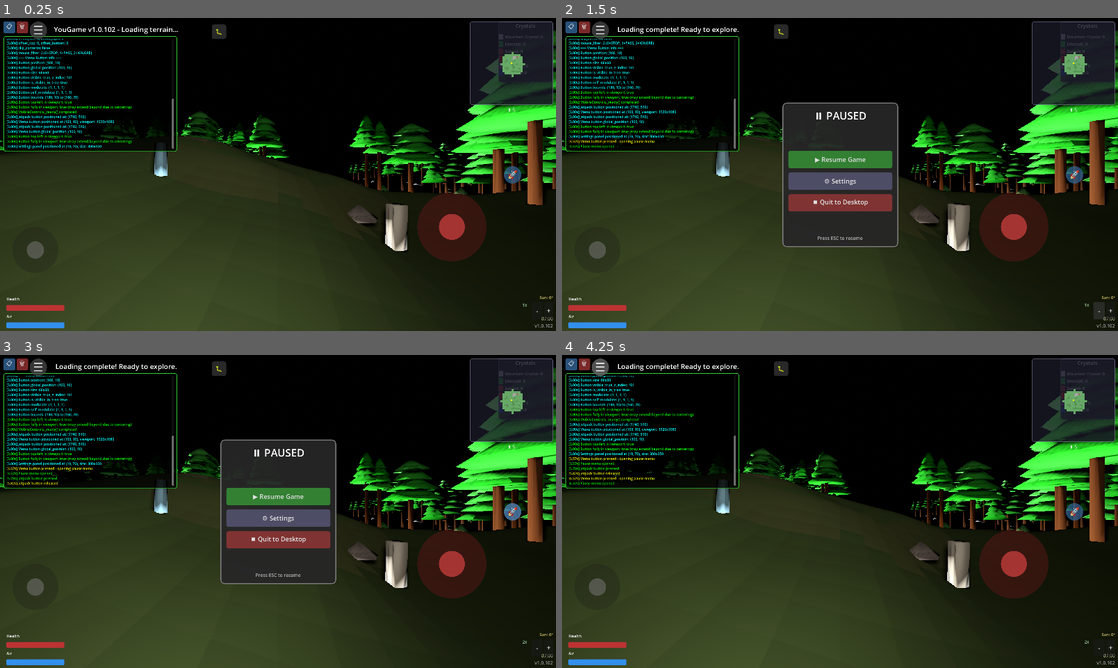
Above: before the commit, frames 1-4 (two rows, left to right).
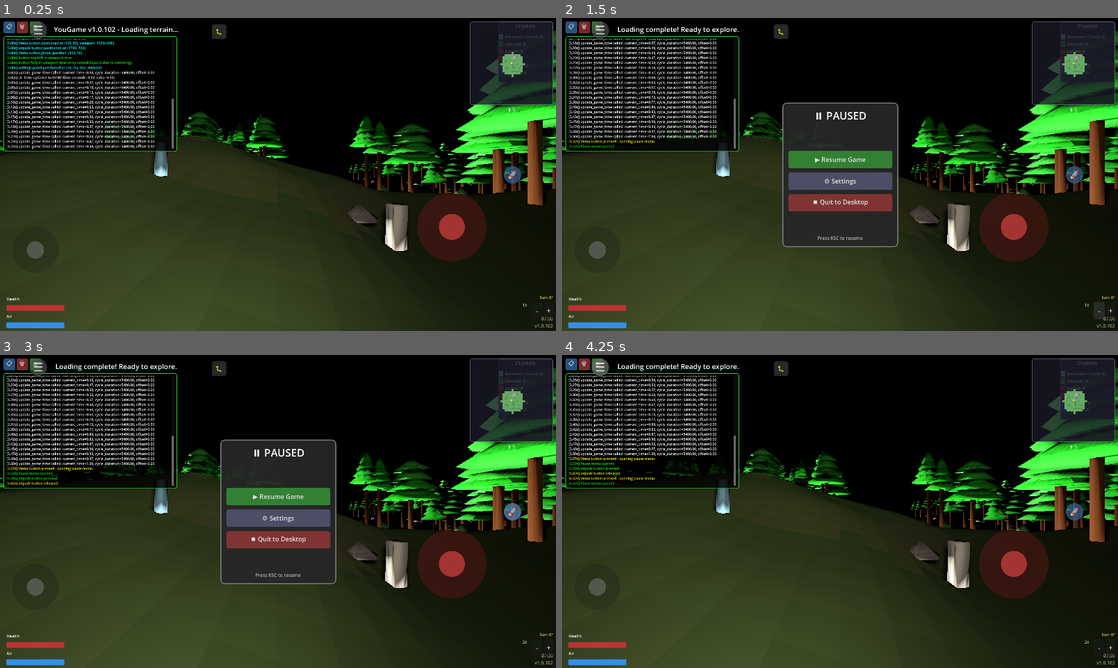
Above: after the commit, the same moments.

Repository: felix-dieterle/YouGame_godot4_public
Game: Godot game, scene res://scenes/main.tscn
Two runs of this game, one before a commit and one after it. Both use one fixed random seed, a clock stepped at 60 frames per second and the inputs below.
Inputs (mouse positions are in pixels of both pictures, inside the frame that each line leads up to):
- Up to frame 1 (0.25 s): no input
- Up to frame 2 (1.5 s): click (595, 27) at 0.5 s, where only the run after the commit has a clickable "📄"; click "-" at 1.25 s
- Up to frame 3 (3 s): click "+" at 2 s; click "🚀" at 2.75 s
- Up to frame 4 (4.25 s): click "☰" at 3.5 s

The runs differ from the first frame. In frame 1, 3.4% of the frame differs, in the area x 1-28%, y 1-42%; in frame 2, 3.5%, in the area x 1-28%, y 1-39%; in frame 3, 3.2%; in frame 4, 2.8%.

Commit message:
Add debug logging and clipboard copy functionality
Co-authored-by: felix-dieterle <1490062+felix-dieterle@users.noreply.github.com>

Diff:
--- a/scripts/day_night_cycle.gd
+++ b/scripts/day_night_cycle.gd
@@ -110,9 +110,15 @@
 
     # Check if we need to show sunrise animation
     if is_locked_out:
+        DebugLogOverlay.add_log("=== DayNightCycle: Player is locked out ===", "yellow")
         var current_unix_time = Time.get_unix_time_from_system()
+        DebugLogOverlay.add_log("Current unix time: %.2f" % current_unix_time, "yellow")
+        DebugLogOverlay.add_log("Lockout end time: %.2f" % lockout_end_time, "yellow")
+        DebugLogOverlay.add_log("Time remaining: %.2f sec" % (lockout_end_time - current_unix_time), "yellow")
+
         if debug_skip_lockout or current_unix_time >= lockout_end_time:
             # Lockout expired: start new day with sunrise animation and increment day counter
+            DebugLogOverlay.add_log("Lockout expired, starting new day", "green")
             is_locked_out = false
             is_animating_sunrise = true
             sunrise_animation_time = 0.0
@@ -122,11 +128,14 @@
             _show_day_message()
         else:
             # Still in lockout, show night screen
+            DebugLogOverlay.add_log("Still locked out, showing night screen", "yellow")
             is_night = true
             _show_night_screen()
             _set_night_lighting()
     else:
         # Normal day start
+        DebugLogOverlay.add_log("=== DayNightCycle: Normal day start ===", "green")
+        DebugLogOverlay.add_log("Starting current_time: %.2f" % current_time, "green")
         _update_lighting()
 
 func _process(delta) -> void:
@@ -230,6 +239,10 @@
 
     # Update UI time display (includes sun offset for display)
     if ui_manager and ui_manager.has_method("update_game_time"):
+        # Only log every 5 seconds to avoid spam
+        var should_log = int(current_time) % 5 == 0
+        if should_log:
+            DebugLogOverlay.add_log("update_game_time called: current_time=%.2f, cycle_duration=%.2f, offset=%.2f" % [current_time, DAY_CYCLE_DURATION, sun_time_offset_hours], "white")
         ui_manager.update_game_time(current_time, DAY_CYCLE_DURATION, sun_time_offset_hours)
 
     # Update UI sun position display
@@ -385,8 +398,13 @@
         ui_manager.show_message("Day %d - Game loaded!" % day_count, 5.0)
 
 func _show_night_screen() -> void:
+    DebugLogOverlay.add_log("=== Showing night screen ===", "magenta")
+    DebugLogOverlay.add_log("lockout_end_time: %.2f" % lockout_end_time, "magenta")
     if ui_manager and ui_manager.has_method("show_night_overlay"):
+        DebugLogOverlay.add_log("Calling ui_manager.show_night_overlay", "magenta")
         ui_manager.show_night_overlay(lockout_end_time)
+    else:
+        DebugLogOverlay.add_log("ERROR: ui_manager not found or no show_night_overlay method!", "red")
 
 func _hide_night_screen() -> void:
     if ui_manager and ui_manager.has_method("hide_night_overlay"):
@@ -412,10 +430,13 @@
         push_warning("Failed to save day/night state: " + str(error))
 
 func _load_state() -> void:
+    DebugLogOverlay.add_log("=== DayNightCycle: Loading State ===", "yellow")
+
     # Get day/night state from SaveGameManager (already loaded at startup)
     var loaded_from_manager = false
     if SaveGameManager.has_save_file() and SaveGameManager._data_loaded:
         print("DayNightCycle: Loading from SaveGameManager")
+        DebugLogOverlay.add_log("DayNightCycle: Loading from SaveGameManager", "cyan")
         var day_night_data = SaveGameManager.get_day_night_data()
         is_locked_out = day_night_data.get("is_locked_out", false)
         lockout_end_time = day_night_data.get("lockout_end_time", 0.0)
@@ -427,15 +448,19 @@
         night_start_time = day_night_data.get("night_start_time", 0.0)
         loaded_from_manager = true
         print("DayNightCycle: Loaded state from SaveGameManager")
+        DebugLogOverlay.add_log("Loaded: is_locked_out=%s, current_time=%.2f" % [is_locked_out, current_time], "cyan")
+        DebugLogOverlay.add_log("Loaded: lockout_end_time=%.2f, time_scale=%.2f" % [lockout_end_time, time_scale], "cyan")
 
     # Fall back to legacy save file if SaveGameManager didn't have data
     if not loaded_from_manager:
         print("DayNightCycle: Trying to load from legacy file")
+        DebugLogOverlay.add_log("DayNightCycle: Trying legacy file", "cyan")
         var config = ConfigFile.new()
         var error = config.load(SAVE_FILE_PATH)
 
         if error == OK:
             print("DayNightCycle: Legacy file loaded successfully")
+            DebugLogOverlay.add_log("DayNightCycle: Legacy file loaded", "cyan")
             is_locked_out = config.get_value("day_night", "is_locked_out", false)
             lockout_end_time = config.get_value("day_night", "lockout_end_time", 0.0)
             current_time = config.get_value("day_night", "current_time", 0.0)
@@ -443,9 +468,11 @@
             day_count = config.get_value("day_night", "day_count", 1)
             night_start_time = config.get_value("day_night", "night_start_time", 0.0)
             print("DayNightCycle: current_time from legacy file: ", current_time)
+            DebugLogOverlay.add_log("Legacy: current_time=%.2f" % current_time, "cyan")
         else:
             # No save file or error loading, use defaults for first start
             print("DayNightCycle: No save file, using fresh start defaults")
+            DebugLogOverlay.add_log("DayNightCycle: Fresh start, no save file", "green")
             is_locked_out = false
             lockout_end_time = 0.0
             # Start at sunrise (INITIAL_TIME_OFFSET_HOURS = 0.0)
@@ -453,6 +480,8 @@
             current_time = DAY_CYCLE_DURATION * (INITIAL_TIME_OFFSET_HOURS / DAY_DURATION_HOURS)
             time_scale = 2.0  # Start with double speed time progression
             print("DayNightCycle: Set current_time to: ", current_time)
+            DebugLogOverlay.add_log("Fresh: current_time=%.2f" % current_time, "green")
+
 
 
 # Create a moon that appears during night.
--- a/scripts/debug_log_overlay.gd
+++ b/scripts/debug_log_overlay.gd
@@ -8,6 +8,7 @@
 var log_label: RichTextLabel
 var toggle_button: Button
 var clear_button: Button
+var copy_button: Button
 var version_label: Label
 var is_visible: bool = true  # Start visible to catch early logs
 
@@ -37,6 +38,9 @@
 
     # Create clear button (next to toggle)
     _create_clear_button()
+
+    # Create copy button (next to clear)
+    _create_copy_button()
 
     # Create log panel
     _create_log_panel()
@@ -111,11 +115,43 @@
     add_child(clear_button)
     _update_button_positions()
 
+func _create_copy_button() -> void:
+    copy_button = Button.new()
+    copy_button.text = "📄"  # Document/copy emoji
+    copy_button.size = Vector2(BUTTON_SIZE, BUTTON_SIZE)
+    copy_button.custom_minimum_size = Vector2(BUTTON_SIZE, BUTTON_SIZE)
+    copy_button.add_theme_font_size_override("font_size", 20)
+    copy_button.focus_mode = Control.FOCUS_NONE
+    copy_button.z_index = 100
+
+    # Style the button
+    var style_normal = StyleBoxFlat.new()
+    style_normal.bg_color = Color(0.2, 0.6, 0.2, 0.8)  # Green for copy
+    style_normal.corner_radius_top_left = 5
+    style_normal.corner_radius_top_right = 5
+    style_normal.corner_radius_bottom_left = 5
+    style_normal.corner_radius_bottom_right = 5
+    copy_button.add_theme_stylebox_override("normal", style_normal)
+
+    var style_hover = StyleBoxFlat.new()
+    style_hover.bg_color = Color(0.3, 0.7, 0.3, 0.9)
+    style_hover.corner_radius_top_left = 5
+    style_hover.corner_radius_top_right = 5
+    style_hover.corner_radius_bottom_left = 5
+    style_hover.corner_radius_bottom_right = 5
+    copy_button.add_theme_stylebox_override("hover", style_hover)
+
+    copy_button.pressed.connect(_on_copy_pressed)
+    add_child(copy_button)
+    _update_button_positions()
+
 func _update_button_positions() -> void:
     if toggle_button:
         toggle_button.position = Vector2(10, 10)
     if clear_button:
         clear_button.position = Vector2(10 + BUTTON_SIZE + 5, 10)
+    if copy_button:
+        copy_button.position = Vector2(10 + (BUTTON_SIZE + 5) * 2, 10)
 
 func _create_log_panel() -> void:
     # Create semi-transparent panel
@@ -193,6 +229,25 @@
     _update_log_display()
     add_log("=== Log Cleared ===")
 
+func _on_copy_pressed() -> void:
+    # Get plain text from log messages (strip BBCode tags)
+    var plain_text_lines: Array[String] = []
+    for msg in log_messages:
+        # Remove BBCode color tags: [color=...]...[/color]
+        var plain_msg = msg
+        # Remove [color=...] opening tag
+        var regex_open = RegEx.new()
+        regex_open.compile("\\[color=[^\\]]+\\]")
+        plain_msg = regex_open.sub(plain_msg, "", true)
+        # Remove [/color] closing tag
+        plain_msg = plain_msg.replace("[/color]", "")
+        plain_text_lines.append(plain_msg)
+
+    var clipboard_text = "\n".join(plain_text_lines)
+    DisplayServer.clipboard_set(clipboard_text)
+    add_log("Logs copied to clipboard!", "green")
+
+
 # Static method to add logs from anywhere
 static func add_log(message: String, color: String = "white"):
     if instance:
--- a/scripts/ui_manager.gd
+++ b/scripts/ui_manager.gd
@@ -303,12 +303,17 @@
         show_message("Loading complete! Ready to explore.", 4.0)
 
 func show_night_overlay(lockout_end_time: float) -> void:
+    DebugLogOverlay.add_log("=== UI: show_night_overlay called ===", "magenta")
+    DebugLogOverlay.add_log("UI: Received lockout_end_time: %.2f" % lockout_end_time, "magenta")
     night_lockout_end_time = lockout_end_time
     night_overlay.visible = true
+    DebugLogOverlay.add_log("UI: Night overlay visible set to true", "magenta")
     _update_night_countdown()
     countdown_timer.start()
+    DebugLogOverlay.add_log("UI: Countdown timer started", "magenta")
 
 func hide_night_overlay() -> void:
+    DebugLogOverlay.add_log("=== UI: hide_night_overlay called ===", "magenta")
     night_overlay.visible = false
     countdown_timer.stop()
 
@@ -321,6 +326,8 @@
 
     var current_time = Time.get_unix_time_from_system()
     var time_remaining = night_lockout_end_time - current_time
+
+    DebugLogOverlay.add_log("UI: Countdown update - time_remaining: %.2f sec" % time_remaining, "magenta")
 
     # Handle potential system time manipulation
     if time_remaining < -3600:  # If more than 1 hour in the past, something is wrong
@@ -341,6 +348,7 @@
 
     # Only update if time_label exists (may not exist during script validation)
     if not time_label:
+        DebugLogOverlay.add_log("UI: update_game_time - time_label is NULL!", "red")
         return
 
     # Convert game time to hours and minutes for day cycle display
@@ -355,7 +363,13 @@
     var hours = int(total_minutes / 60) % 24
     var minutes = int(total_minutes) % 60
 
-    time_label.text = "%02d:%02d" % [hours, minutes]
+    var time_text = "%02d:%02d" % [hours, minutes]
+
+    # Only log if time changed to avoid spam
+    if time_label.text != time_text:
+        DebugLogOverlay.add_log("UI: Time updated to %s (time_seconds=%.2f, ratio=%.2f)" % [time_text, time_seconds, time_ratio], "white")
+
+    time_label.text = time_text
 
 ## Create crystal counter panel
 func _create_crystal_counter_panel() -> void:
